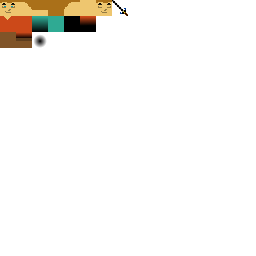
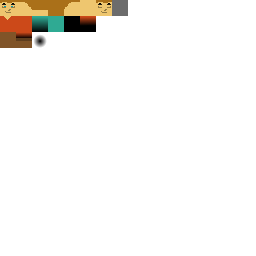
Revision of a layered w=256, h=256 image; what changed, layer by layer:
painted on "Textue" over [left=112, top=0, right=128, bottom=16]
